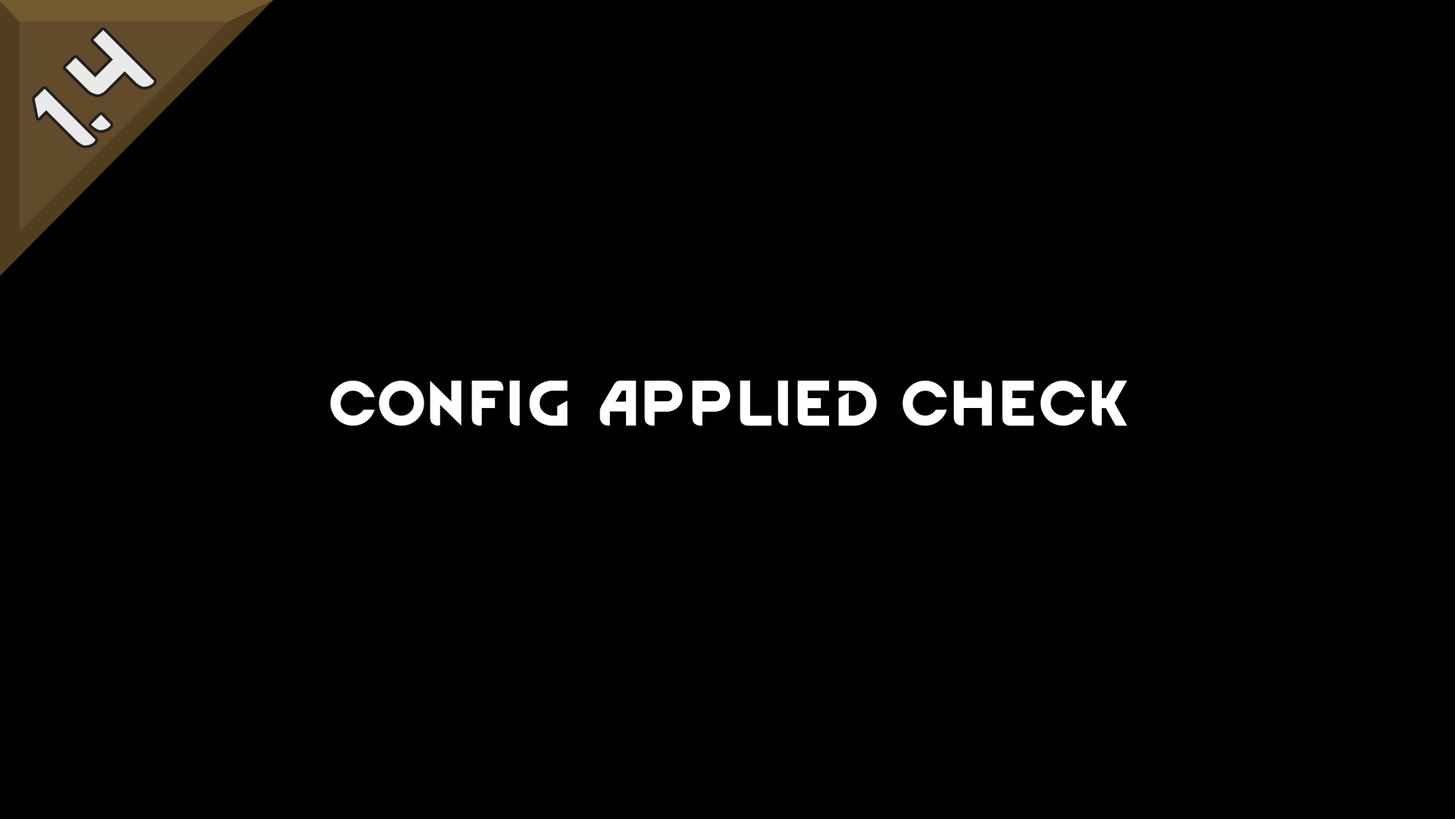
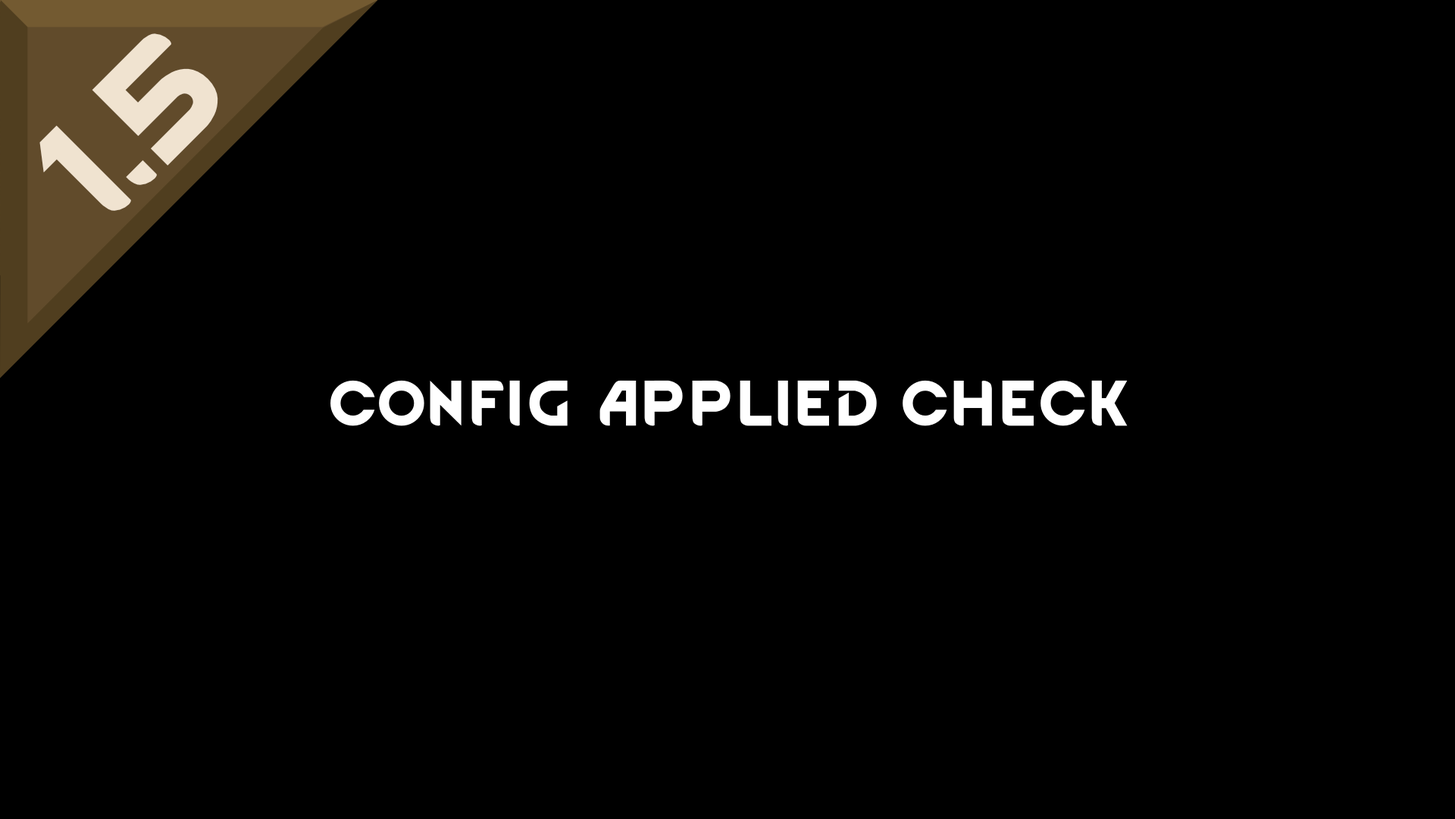
Layers edited between the first and the second w=1455, h=819 image:
added layer "Paint Layer 3 (pasted)" above "1.4.png" over bbox(0, 0, 379, 379)
painted on "1.4.png" over bbox(0, 0, 331, 332)
painted on "Background" over bbox(0, 0, 379, 379)
